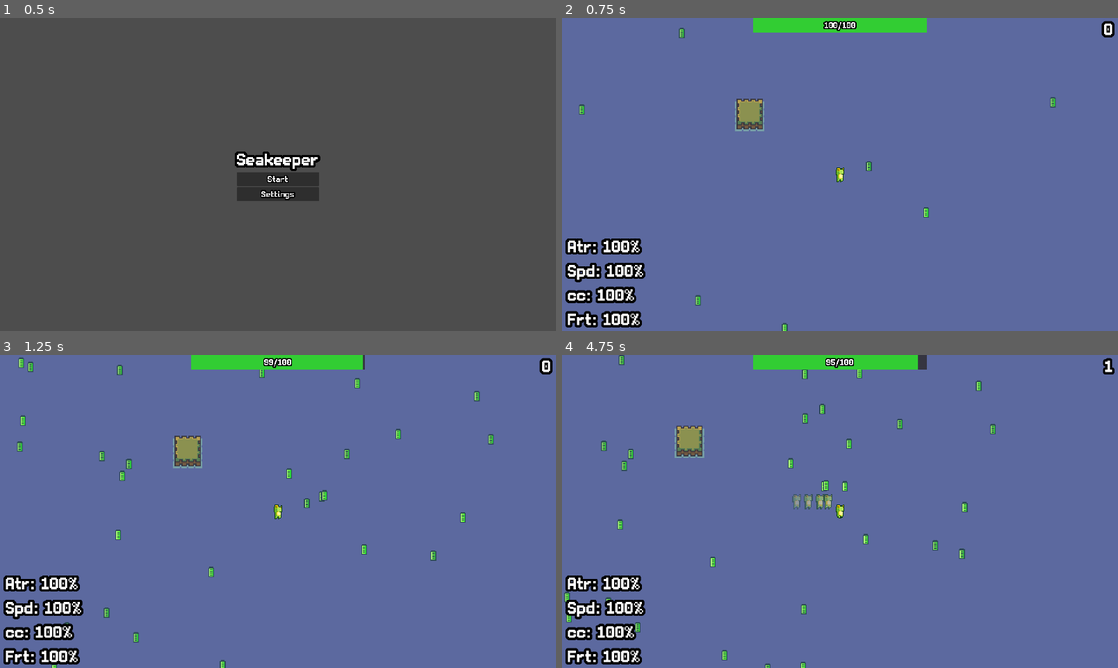
Above: before the commit, frames 1-4 (two rows, left to right).
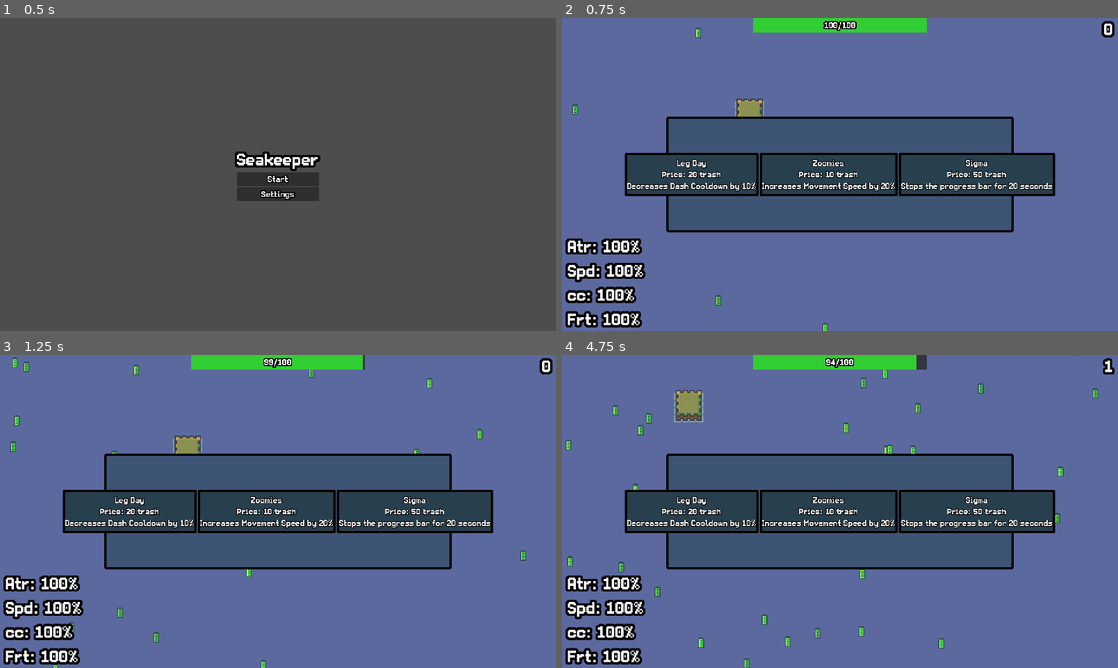
Above: after the commit, the same moments.

Repository: Snabes06/seakeeper
Game: Godot game, scene res://Scenes/StartMenu.tscn
The game is run twice, just before and just after one commit, with the same random seed, the same clock (stepped at 60 frames per second) and the same inputs.
Inputs (mouse positions are in pixels of both pictures, inside the frame that each line leads up to):
- Up to frame 1 (0.5 s): no input
- Up to frame 2 (0.75 s): click "Start" at 0.5 s
- Up to frame 3 (1.25 s): no input
- Up to frame 4 (4.75 s): click (689, 511) at 1.25 s, where only the run after the commit has a clickable "Leg Day Price: 20 trash Decre…"; click (828, 511) at 2 s, where only the run after the commit has a clickable "Zoomies Price: 10 trash Incre…"; click (979, 511) at 2.75 s, where only the run after the commit has a clickable "Sigma Price: 50 trash Stops t…"; tap Enter at 3.5 s; hold D (move_right) 3.53-4.28 s; tap Shift (dash) at 3.6, 4.35 s; tap I (open_shop) at 3.77, 4.52 s; hold S (move_down) from 4.28 s (still down)

Frame 1 is identical in both runs. In frame 2, 26% of the frame differs, in the area x 1-89%, y 3-100%; in frame 3, 26%; in frame 4, 28%, in the area x 0-97%, y 0-100%.

Commit message:
Commit
+ Fixed bug that stopped spawning trash when on the right edge with enough attraction %
+ Spruced up shop ui

Diff:
--- a/Scenes/Item_Spawner.tscn
+++ b/Scenes/Item_Spawner.tscn
@@ -1,11 +1,10 @@
-[gd_scene load_steps=3 format=3 uid="uid://bcvxigmtrshdr"]
+[gd_scene load_steps=2 format=3 uid="uid://bcvxigmtrshdr"]
 
 [ext_resource type="Script" uid="uid://cwal3ibb71bti" path="res://Scripts/item_spawner.gd" id="1_wh6l4"]
-[ext_resource type="PackedScene" uid="uid://cybm7cgewiojp" path="res://Scenes/trash.tscn" id="2_4ajca"]
 
 [node name="ItemSpawner" type="Node2D"]
 script = ExtResource("1_wh6l4")
 
 [node name="Timer" type="Timer" parent="."]
 
-[node name="Trash" parent="." instance=ExtResource("2_4ajca")]
+[node name="TrashContainer" type="Node2D" parent="."]
--- a/Scenes/hud.tscn
+++ b/Scenes/hud.tscn
@@ -10,6 +10,30 @@
 [sub_resource type="AtlasTexture" id="AtlasTexture_f43u2"]
 atlas = ExtResource("3_eaat0")
 region = Rect2(272, 32, 16, 16)
+
+[sub_resource type="StyleBoxFlat" id="StyleBoxFlat_36asn"]
+bg_color = Color(0.239216, 0.329412, 0.454902, 1)
+border_width_left = 8
+border_width_top = 8
+border_width_right = 8
+border_width_bottom = 8
+border_color = Color(0, 0, 0, 1)
+corner_radius_top_left = 8
+corner_radius_top_right = 8
+corner_radius_bottom_right = 8
+corner_radius_bottom_left = 8
+
+[sub_resource type="StyleBoxFlat" id="StyleBoxFlat_8jye8"]
+bg_color = Color(0.157539, 0.24666, 0.302998, 1)
+border_width_left = 8
+border_width_top = 8
+border_width_right = 8
+border_width_bottom = 8
+border_color = Color(0, 0, 0, 1)
+corner_radius_top_left = 4
+corner_radius_top_right = 4
+corner_radius_bottom_right = 4
+corner_radius_bottom_left = 4
 
 [node name="HUD" type="CanvasLayer"]
 follow_viewport_scale = 0.3
@@ -86,7 +110,6 @@
 
 [node name="Shop" type="Panel" parent="."]
 process_mode = 3
-visible = false
 anchors_preset = 8
 anchor_left = 0.5
 anchor_top = 0.5
@@ -98,6 +121,7 @@
 offset_bottom = 200.0
 grow_horizontal = 2
 grow_vertical = 2
+theme_override_styles/panel = SubResource("StyleBoxFlat_36asn")
 script = ExtResource("5_hkhr5")
 
 [node name="HBoxContainer" type="HBoxContainer" parent="Shop"]
@@ -120,6 +144,7 @@
 theme_override_constants/outline_size = 8
 theme_override_fonts/font = ExtResource("2_gj7im")
 theme_override_font_sizes/font_size = 32
+theme_override_styles/normal = SubResource("StyleBoxFlat_8jye8")
 text = "Item1
 
 price: 20 trash."
@@ -130,6 +155,7 @@
 theme_override_constants/outline_size = 8
 theme_override_fonts/font = ExtResource("2_gj7im")
 theme_override_font_sizes/font_size = 32
+theme_override_styles/normal = SubResource("StyleBoxFlat_8jye8")
 text = "Item2
 
 price: 50 trash."
@@ -140,6 +166,7 @@
 theme_override_constants/outline_size = 8
 theme_override_fonts/font = ExtResource("2_gj7im")
 theme_override_font_sizes/font_size = 32
+theme_override_styles/normal = SubResource("StyleBoxFlat_8jye8")
 text = "Item3
 
 price: 100 trash."
--- a/Scripts/item_spawner.gd
+++ b/Scripts/item_spawner.gd
@@ -1,7 +1,7 @@
 extends Node2D
 
 @onready var spawn_timer: Timer = get_node("Timer")
-@onready var trash_container: Node2D = get_node("Trash")
+@onready var trash_container: Node2D = get_node("TrashContainer")
 
 # Constants
 # @export: Allows tweaking properties in inspector window
@@ -25,10 +25,11 @@
 	instance.connect("count", forward)
 	trash_container.add_child(instance)
 
+
 func forward():
 	count.emit()
 
 func get_random_screen_position() -> Vector2:
-	var x = randf_range(-850, -250)
+	var x = randf_range(-370, 370)
 	var y = randf_range(-250, 250)
 	return Vector2(x, y)
Not shown: 1 places in Scenes/hud.tscn that only renumber resources
